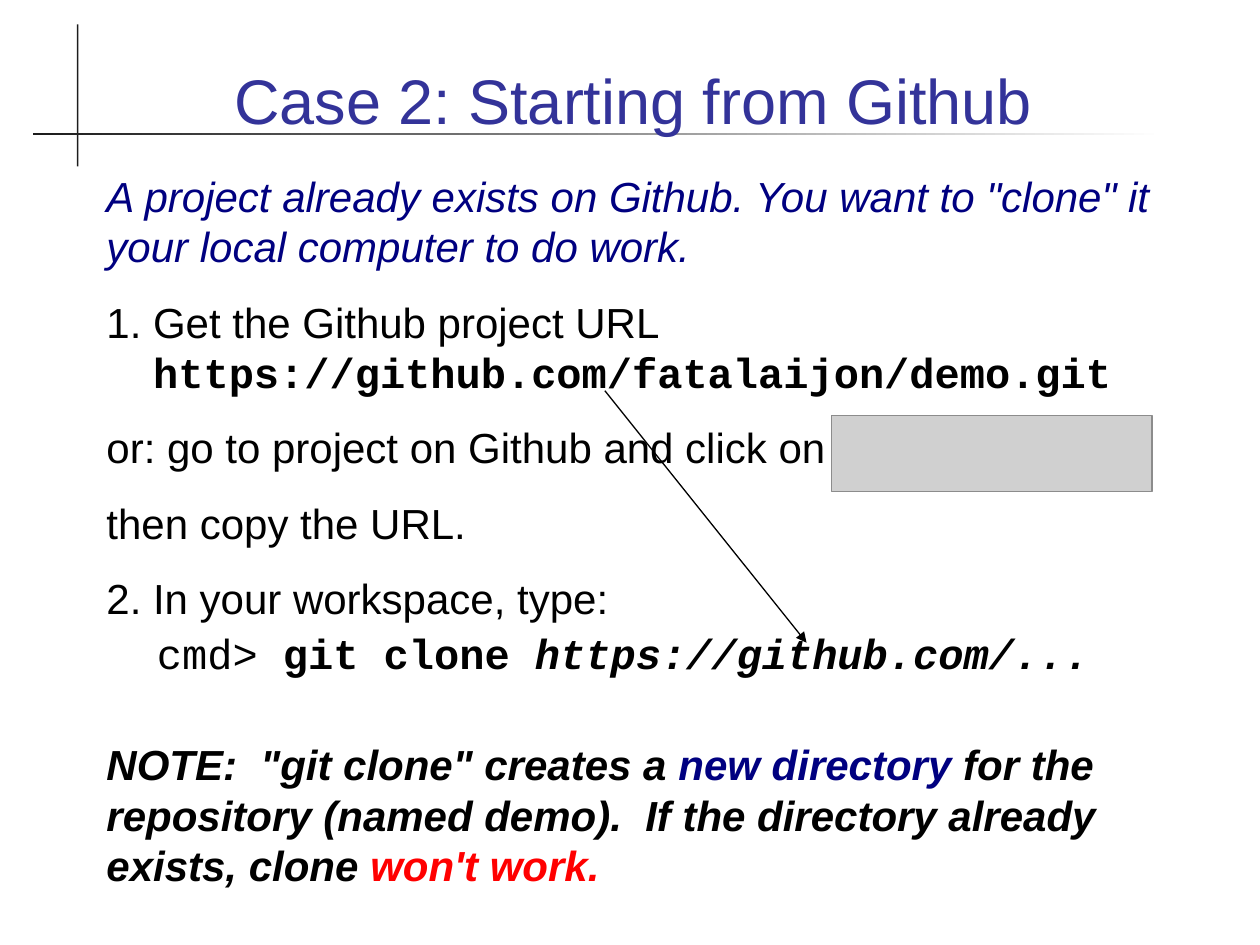
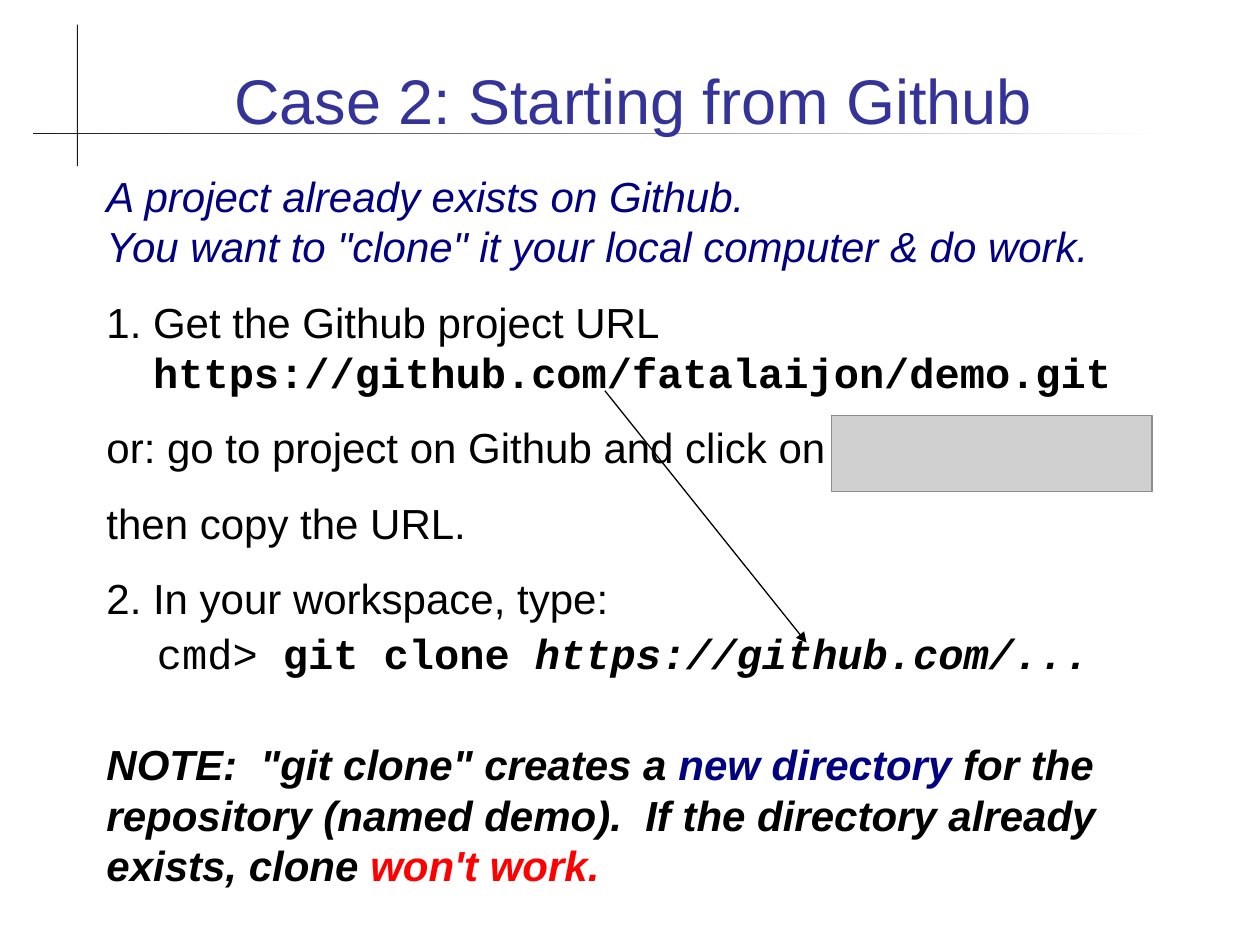
Before and after one commit to cpske/programming1, a slide deck: slide 11 of git/Using-Github.ppt. Drawn at 1260x945 pixels with LibreOffice and Linux fonts; fonts in the diff are those of the drawing; grey boxes stand for pictures. Boxes give left, top, right and bottom in pixels: in the first picture for what was removed or moved away, otherwise in the second. Text is boxed around its words. In the diff, an @@ line names an element or a change of style, - is before the commit and + after.

Commit message:
update github slides

```diff
--- a/git/Using-Github.ppt
+++ b/git/Using-Github.ppt
@@ text at [106,181,1088,271]: text changed @@
-A project already exists on Github. You want to "clone" it your local computer to do work.
+A project already exists on Github.
+You want to "clone" it your local computer & do work.
```
Also in this commit, not shown: 6 other slides changed, 3 slides added, 1 other file.
